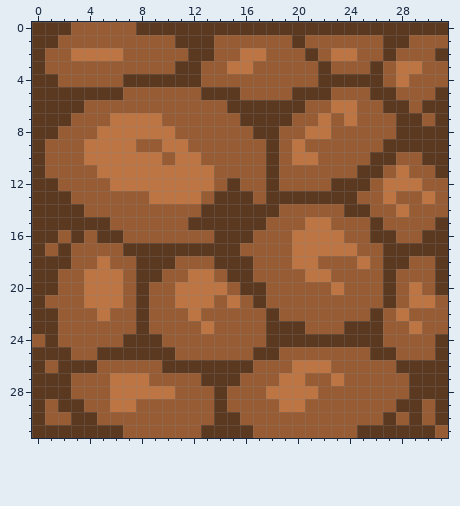
A pixel-art sprite gets an edit: Project Froggo/Assets/Sprites/dirt_1.png. The first picture shows the starting point.
The file is 256x256 pixels, drawn in blocks of 8x8; one block is one cell here.
And afterwards:
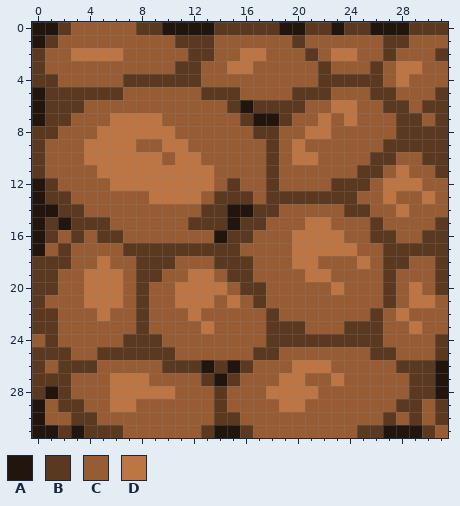
Palette (. is transparent): A #22150d  B #5b3820  C #985c34  D #be7544
Change:
{"y":0,"x":0,"old":"BB","new":"AA"}
{"y":0,"x":10,"old":"BBBB","new":"AAAA"}
{"y":0,"x":19,"old":"BB","new":"AA"}
{"y":0,"x":23,"old":"B","new":"A"}
{"y":0,"x":26,"old":"BBB","new":"AAA"}
{"y":1,"x":0,"old":"B","new":"A"}
{"y":5,"x":0,"old":"B","new":"A"}
{"y":6,"x":0,"old":"B","new":"A"}
{"y":6,"x":16,"old":"B","new":"A"}
{"y":7,"x":0,"old":"B","new":"A"}
{"y":7,"x":17,"old":"BB","new":"AA"}
{"y":12,"x":0,"old":"B","new":"A"}
{"y":13,"x":0,"old":"B","new":"A"}
{"y":14,"x":0,"old":"BB","new":"AA"}
{"y":14,"x":15,"old":"BB","new":"AA"}
{"y":15,"x":0,"old":"B","new":"A"}
{"y":15,"x":2,"old":"B","new":"A"}
{"y":15,"x":15,"old":"B","new":"A"}
{"y":16,"x":0,"old":"B","new":"A"}
{"y":16,"x":14,"old":"B","new":"A"}
{"y":17,"x":0,"old":"B","new":"A"}
{"y":26,"x":13,"old":"B","new":"A"}
{"y":26,"x":15,"old":"B","new":"A"}
{"y":26,"x":31,"old":"B","new":"A"}
{"y":27,"x":14,"old":"B","new":"A"}
{"y":27,"x":31,"old":"B","new":"A"}
{"y":28,"x":1,"old":"B","new":"A"}
{"y":28,"x":31,"old":"B","new":"A"}
{"y":29,"x":0,"old":"B","new":"A"}
{"y":30,"x":0,"old":"B","new":"A"}
{"y":31,"x":0,"old":"BB","new":"AA"}
{"y":31,"x":3,"old":"B","new":"A"}
{"y":31,"x":14,"old":"BB","new":"AA"}
{"y":31,"x":27,"old":"BBB","new":"AAA"}
